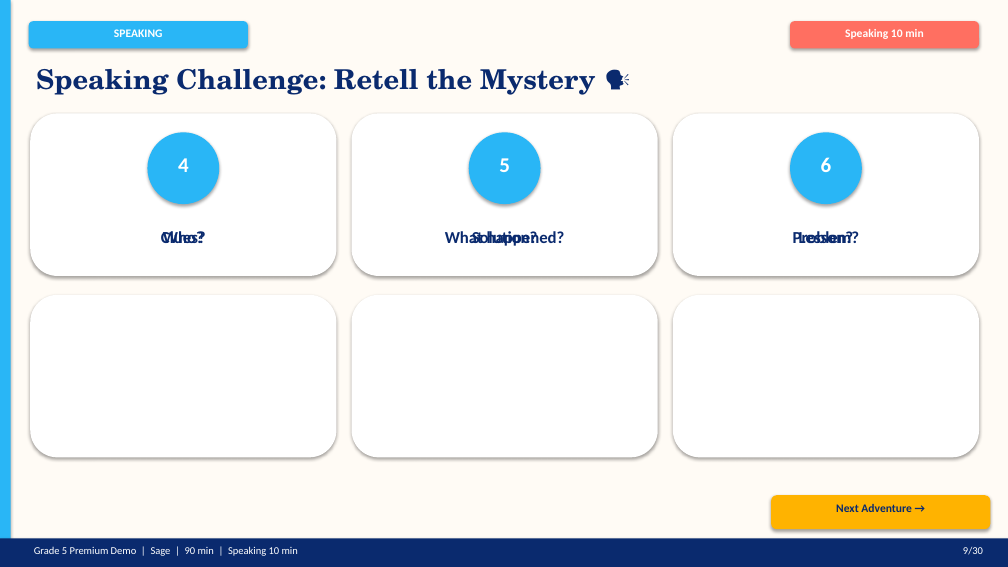
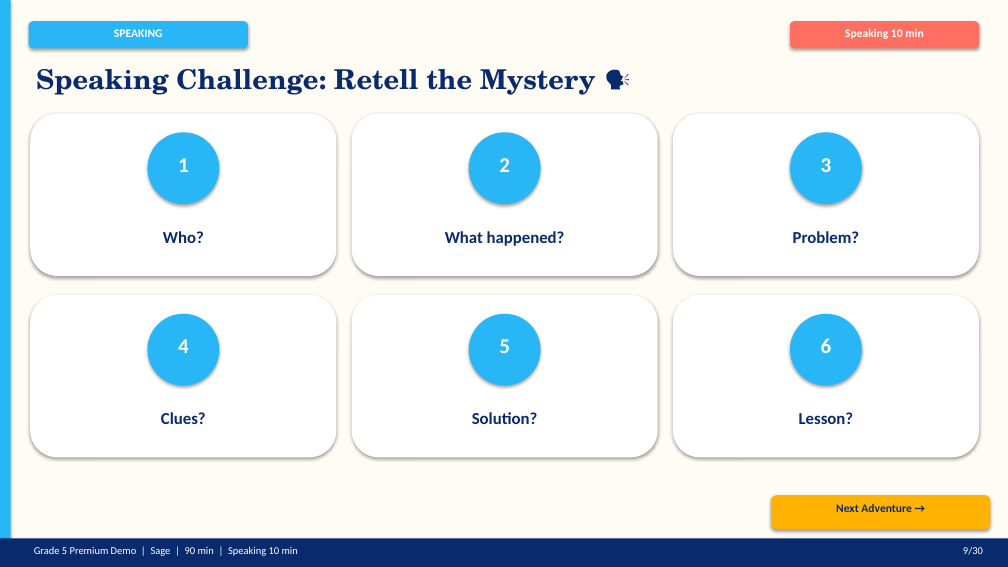
Before and after one commit to bhushanjain143/class-nodes-, a slide deck: slide 9 of Grade5_Sage_Premium_English_Demo_90min.pptx. Drawn at 1008x567 pixels with LibreOffice and Linux fonts; fonts in the diff are those of the drawing. Boxes give left, top, right and bottom in pixels: in the first picture for what was removed or moved away, otherwise in the second. Text is boxed around its words. In the diff, an @@ line names an element or a change of style, - is before the commit and + after.

```diff
--- a/Grade5_Sage_Premium_English_Demo_90min.pptx
+++ b/Grade5_Sage_Premium_English_Demo_90min.pptx
@@ ellipse added at box(147, 314, 219, 386), fill #29B6F6 @@
@@ ellipse added at box(469, 314, 541, 386), fill #29B6F6 @@
@@ ellipse added at box(790, 314, 862, 386), fill #29B6F6 @@
@@ 6 texts: place and size @@
-6 texts at box(161, 157, 854, 246)
+6 texts at box(161, 338, 854, 424)
```
Also in this commit, not shown: 2 other slides changed.
